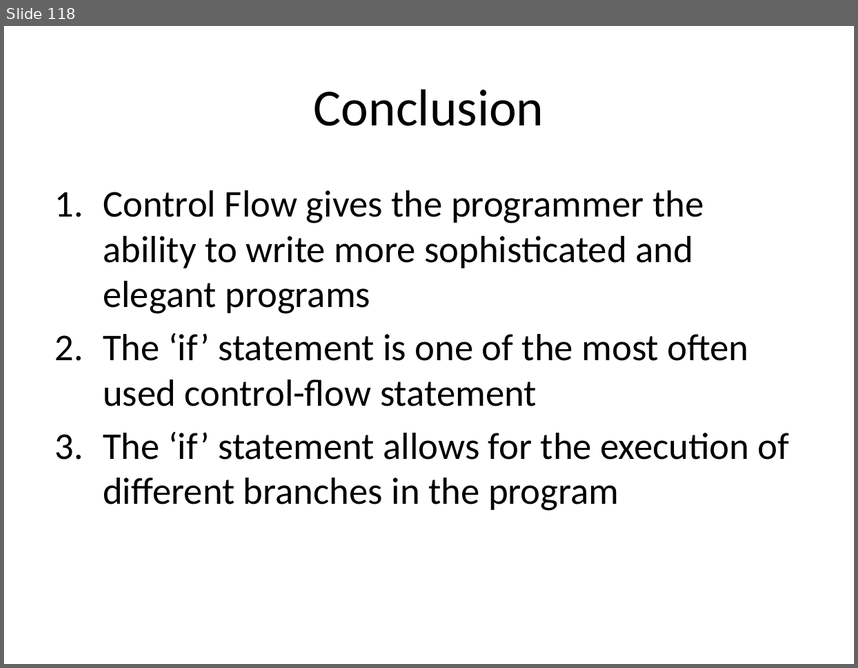
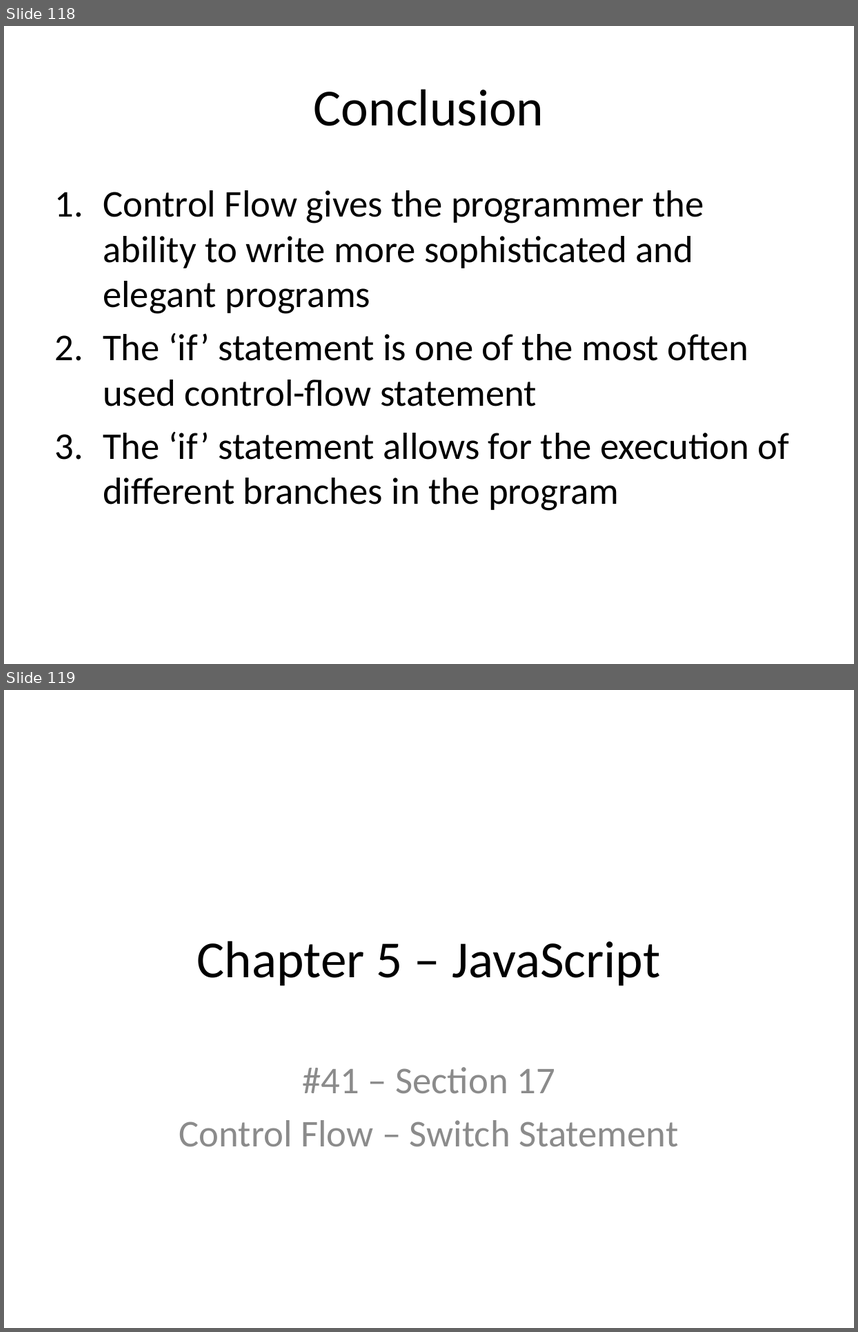
Before and after one commit to xiliax/web-programming-fundamentals, a slide deck: docs/learn-computer-programming.pptx. Shown one above the other, each under a label of ours: slide 118 before the commit, slides 118 and 119 after it. The pictures are 858x668 and 858x1332 pixels, drawn with LibreOffice and Linux fonts; fonts in the diff are those of the drawing. Boxes give left, top, right and bottom in pixels: in the first picture for what was removed or moved away, otherwise in the second. Text is boxed around its words. In the diff, an @@ line names an element or a change of style, - is before the commit and + after.

Commit message:
Updated document, slides and code example for c05s17 - JavaScript - Switch Statement

```diff
--- a/docs/learn-computer-programming.pptx
+++ b/docs/learn-computer-programming.pptx
@@ slide 119 added at [4, 690, 854, 1328], background #FFFFFF @@
@@ title added at [197, 940, 660, 985], 44 pt, text #000000 @@
+Chapter 5 – JavaScript
@@ subtitle added at [179, 1067, 678, 1147], 32 pt, text #8C8C8C @@
+#41 – Section 17
+Control Flow – Switch Statement
```
Also in this commit, not shown: 1 slide changed, 6 other slides added, 12 other files.
